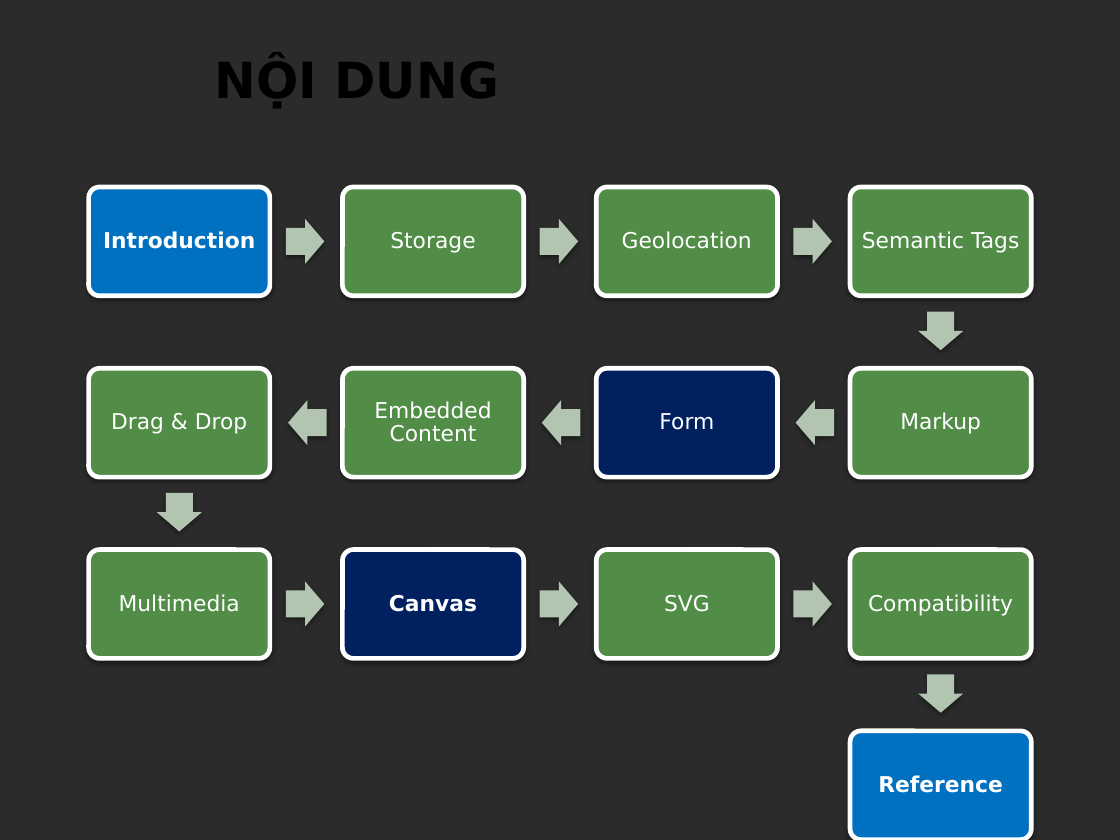
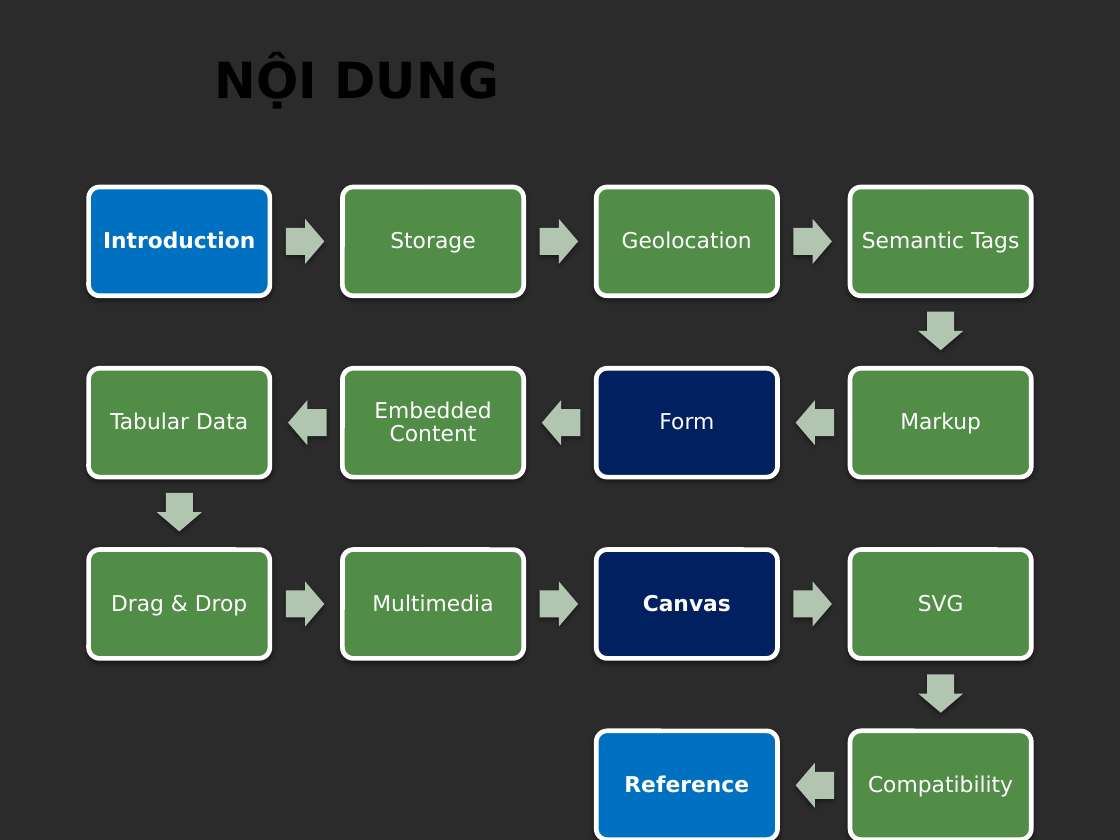
Before and after one commit to Alex7Huynh/lthd061727, a slide deck: slide 3 of Serminar Html5/1. Slide/HTML5.pptx. Drawn at 1120x840 pixels with LibreOffice and Linux fonts; fonts in the diff are those of the drawing; background and template pictures are left out; a plain dark background stands for a picture behind light text. Boxes give left, top, right and bottom in pixels: in the first picture for what was removed or moved away, otherwise in the second. Text is boxed around its words. In the diff, an @@ line names an element or a change of style, - is before the commit and + after.

Commit message:
Cập nhật và báo cáo: tabular data.

```diff
--- a/Serminar Html5/1. Slide/HTML5.pptx
+++ b/Serminar Html5/1. Slide/HTML5.pptx
@@ text added at [110,412,248,430], 14 pt, text #FFFFFF @@
+Tabular Data
@@ text "Drag & Drop": place and size @@
-text "Drag & Drop" at [111,413,247,434]
+text "Drag & Drop" at [111,595,247,616]
@@ rounded rectangle at [343,550,524,659]: fill #002060 to #518D47 @@
@@ rounded rectangle at [596,550,777,659]: fill #518D47 to #002060 @@
@@ 3 texts: place and size @@
-3 texts at [119,594,710,612]
+3 texts at [372,594,964,612]
@@ text "Reference": place and size @@
-text "Reference" at [878,775,1003,793]
+text "Reference" at [624,775,749,793]
@@ rounded rectangle added at [596,731,777,840], fill #0070C0, outline #FFFFFF 3 pt @@
@@ text "Compatibility": place and size @@
-text "Compatibility" at [868,594,1013,616]
+text "Compatibility" at [868,775,1013,797]
@@ rounded rectangle at [850,731,1032,840]: fill #0070C0 to #518D47 @@
@@ right arrow added at [795,763,833,808], fill #B3C5B1 @@
```
Also in this commit, not shown: 2 slides added, 1 other file.
